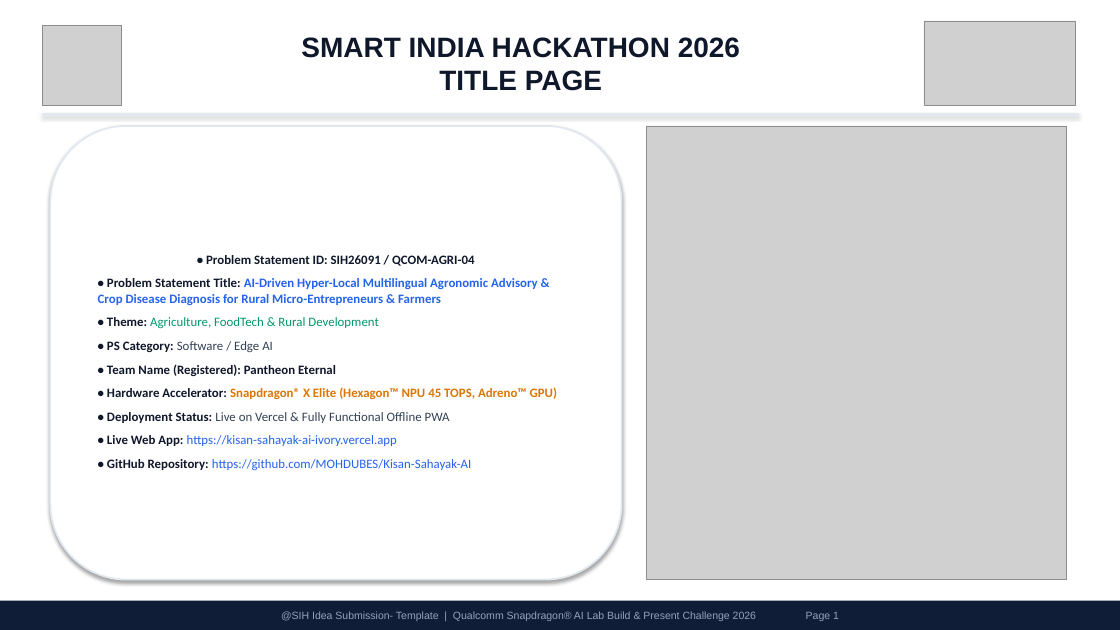
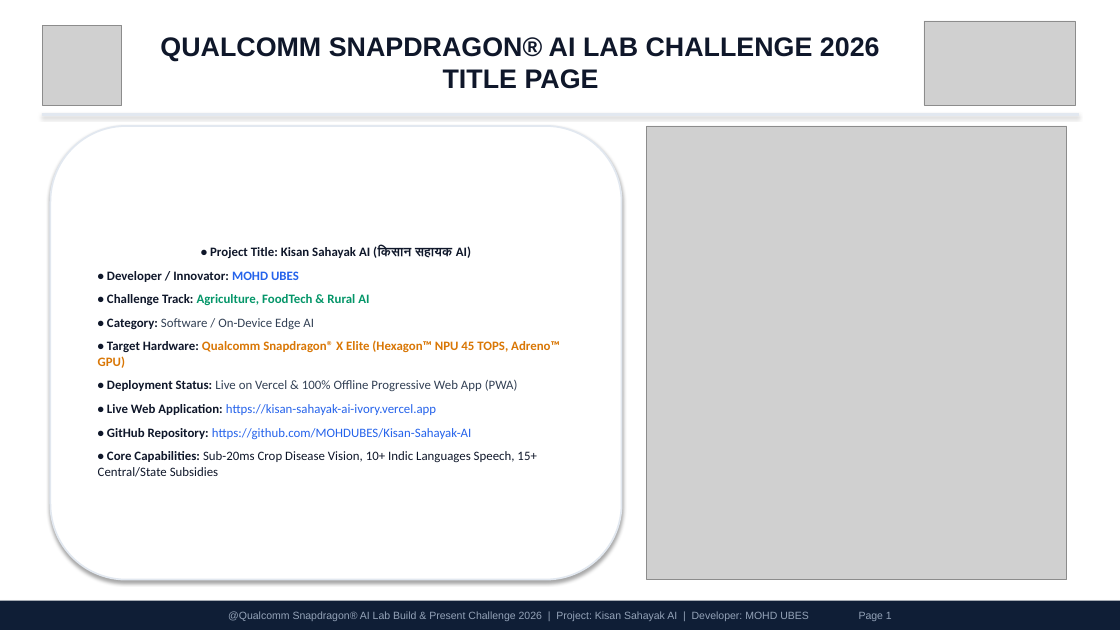
Before and after one commit to MOHDUBES/Kisan-Sahayak-AI, a slide deck: slide 1 of Kisan_Sahayak_AI_Pitch_Presentation.pptx. Drawn at 1120x630 pixels with LibreOffice and Linux fonts; fonts in the diff are those of the drawing; grey boxes stand for pictures. Boxes give left, top, right and bottom in pixels: in the first picture for what was removed or moved away, otherwise in the second. Text is boxed around its words. In the diff, an @@ line names an element or a change of style, - is before the commit and + after.

Commit message:
docs: update author to MOHD UBES and tailor presentation to Qualcomm Snapdragon Challenge

```diff
--- a/Kisan_Sahayak_AI_Pitch_Presentation.pptx
+++ b/Kisan_Sahayak_AI_Pitch_Presentation.pptx
@@ text at (160,37,880,89): text changed; size 24 to 23 pt @@
-SMART INDIA HACKATHON 2026
-TITLE PAGE
+QUALCOMM SNAPDRAGON® AI LAB CHALLENGE 2026
+TITLE PAGE
@@ text in rounded rectangle at (98,245,560,415): text changed @@
-• Problem Statement ID: SIH26091 / QCOM-AGRI-04
-• Problem Statement Title: AI-Driven Hyper-Local Multilingual Agronomic Advisory & Crop Disease Diagnosis for Rural Micro-Entrepreneurs & Farmers
-• Theme: Agriculture, FoodTech & Rural Development
-• PS Category: Software / Edge AI
-• Team Name (Registered): Pantheon Eternal
-• Hardware Accelerator: Snapdragon® X Elite (Hexagon™ NPU 45 TOPS, Adreno™ GPU)
-• Deployment Status: Live on Vercel & Fully Functional Offline PWA
-• Live Web App: https://kisan-sahayak-ai-ivory.vercel.app
+• Project Title: Kisan Sahayak AI (किसान सहायक AI)
+• Developer / Innovator: MOHD UBES
+• Challenge Track: Agriculture, FoodTech & Rural AI
+• Category: Software / On-Device Edge AI
+• Target Hardware: Qualcomm Snapdragon® X Elite (Hexagon™ NPU 45 TOPS, Adreno™ GPU)
+• Deployment Status: Live on Vercel & 100% Offline Progressive Web App (PWA)
+• Live Web Application: https://kisan-sahayak-ai-ivory.vercel.app
@@ text in rounded rectangle at (98,451,536,477): paragraph added @@
+• Core Capabilities: Sub-20ms Crop Disease Vision, 10+ Indic Languages Speech, 15+ Central/State Subsidies
@@ text in rectangle at (228,611,892,621): text changed @@
-@SIH Idea Submission- Template | Qualcomm Snapdragon® AI Lab Build & Present Challenge 2026 Page 1
+@Qualcomm Snapdragon® AI Lab Build & Present Challenge 2026 | Project: Kisan Sahayak AI | Developer: MOHD UBES Page 1
```
Also in this commit, not shown: 5 other slides changed, 4 other files.
